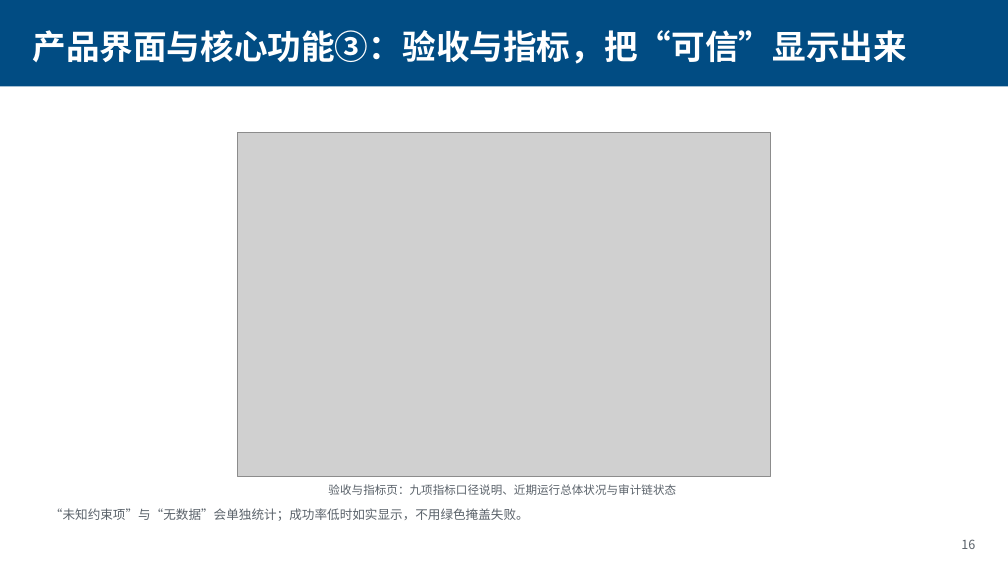
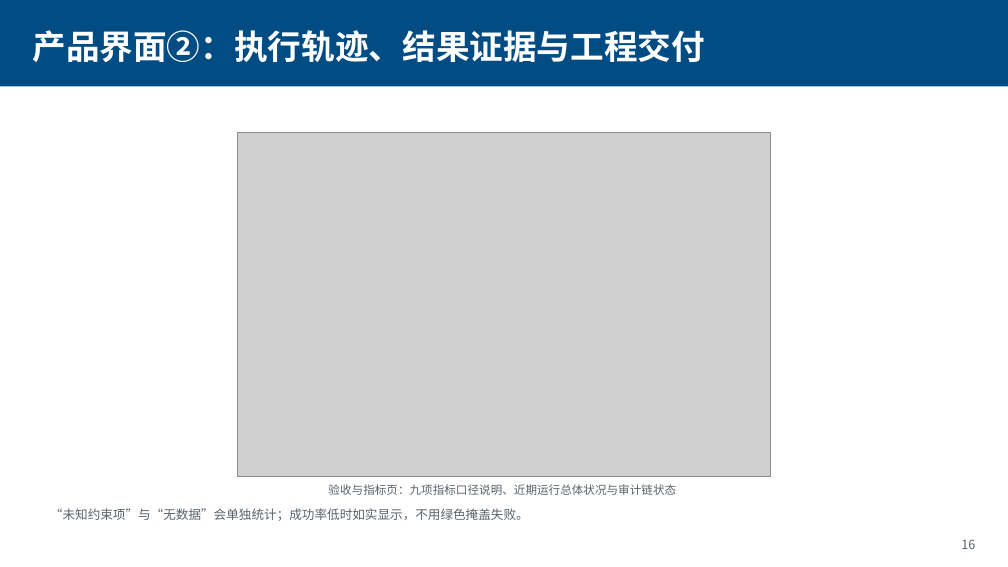
Before and after one commit to Coba1t-4U/hc-capacity-agent, a slide deck: slide 16 of docs/配网承载力智能体.pptx. Drawn at 1008x567 pixels with LibreOffice and Linux fonts; fonts in the diff are those of the drawing; grey boxes stand for pictures. Boxes give left, top, right and bottom in pixels: in the first picture for what was removed or moved away, otherwise in the second. Text is boxed around its words. In the diff, an @@ line names an element or a change of style, - is before the commit and + after.

Commit message:
PPT 逐页题头对齐模板：业务痛点①②、平台定位、执行链路、关键技术、产品界面、案例、提升效率、应用边界、结论

```diff
--- a/docs/配网承载力智能体.pptx
+++ b/docs/配网承载力智能体.pptx
@@ text at [32,30,705,62]: text changed @@
-产品界面与核心功能③：验收与指标，把“可信”显示出来
+产品界面②：执行轨迹、结果证据与工程交付
```
Also in this commit, not shown: 21 other slides changed, 1 other file.
